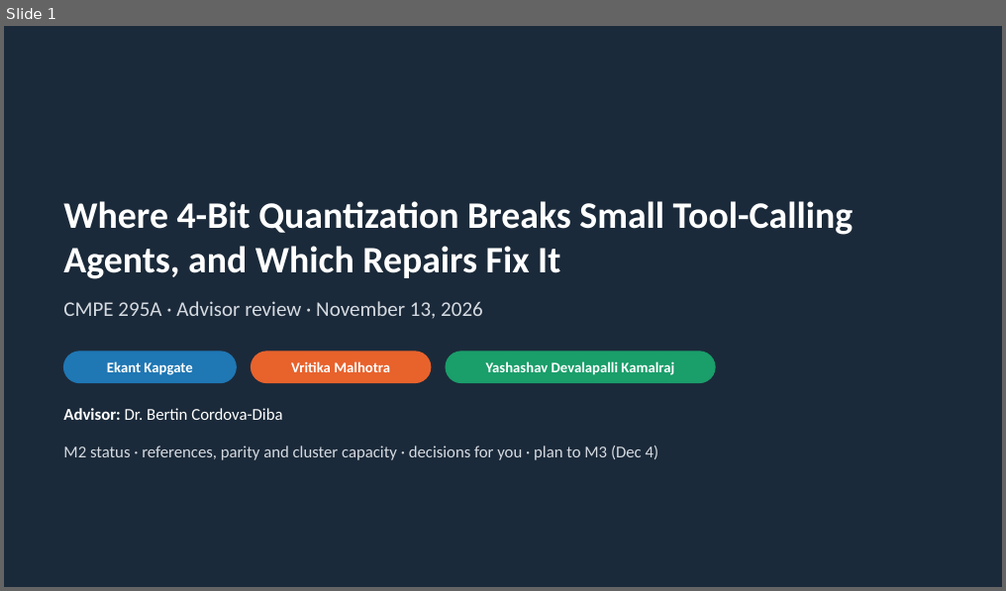
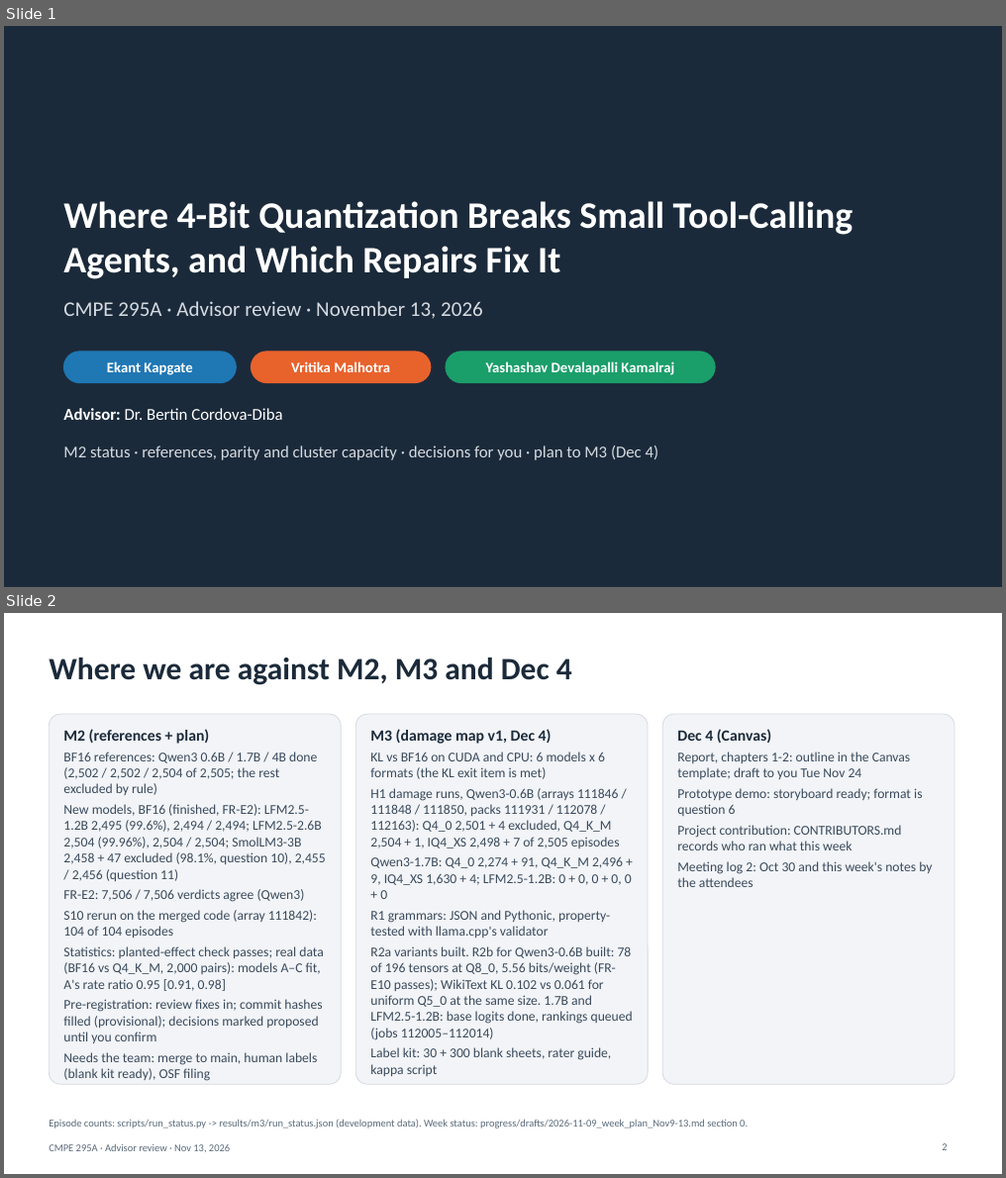
Before and after one commit to VritikaMalhotra/CMPE_295A, a slide deck: presentation/CMPE295A_Advisor_Review_Slides_2026-11-13.pptx. Shown one above the other, each under a label of ours: slide 1 before the commit, slides 1 and 2 after it. The pictures are 1006x591 and 1006x1178 pixels, drawn with LibreOffice and Linux fonts; fonts in the diff are those of the drawing. Boxes give left, top, right and bottom in pixels: in the first picture for what was removed or moved away, otherwise in the second. Text is boxed around its words. In the diff, an @@ line names an element or a change of style, - is before the commit and + after.

Commit message:
Deck frozen (content): Nov 13 advisor review, pptx and PDF
Built from week a0d2d93 with run_status 12:28 (content freeze moved up
from 16:00). 22 slides; validate.py passes; all pages rendered and
viewed; every line that differs from the audited Nov 11 22:00 text is
checked against its JSON or log source. Only counts change after this
(16:45 refresh).

WB2 owner: Yashashav (M3 prep, deck). Run by Yashashav.

```diff
--- a/presentation/CMPE295A_Advisor_Review_Slides_2026-11-13.pptx
+++ b/presentation/CMPE295A_Advisor_Review_Slides_2026-11-13.pptx
@@ slide 2 added at [4,613,1002,1174], background #FFFFFF @@
@@ title added at [49,658,572,685], 30 pt, text #1B2A3A, bold @@
+Where we are against M2, M3 and Dec 4
@@ rounded rectangle added at [49,714,341,1084], fill #F2F4F7, outline #D5DAE1 0.75 pt @@
@@ text added at [63,729,323,1081], 13 pt, text #3A4A5C @@
+M2 (references + plan)
+BF16 references: Qwen3 0.6B / 1.7B / 4B done (2,502 / 2,502 / 2,504 of 2,505; the rest excluded by rule)
+New models, BF16 (finished, FR-E2): LFM2.5-1.2B 2,495 (99.6%), 2,494 / 2,494; LFM2.5-2.6B 2,504 (99.96%), 2,504 / 2,504; SmolLM3-3B 2,458 + 47 excluded (98.1%, question 10), 2,455 / 2,456 (question 11)
+FR-E2: 7,506 / 7,506 verdicts agree (Qwen3)
+S10 rerun on the merged code (array 111842): 104 of 104 episodes
+Statistics: planted-effect check passes; real data (BF16 vs Q4_K_M, 2,000 pairs): models A–C fit, A's rate ratio 0.95 [0.91, 0.98]
+Pre-registration: review fixes in; commit hashes filled (provisional); decisions marked proposed until you confirm
+Needs the team: merge to main, human labels (blank kit ready), OSF filing
@@ rounded rectangle added at [355,714,648,1084], fill #F2F4F7, outline #D5DAE1 0.75 pt @@
@@ text added at [370,729,633,1076], 13 pt, text #3A4A5C @@
+M3 (damage map v1, Dec 4)
+KL vs BF16 on CUDA and CPU: 6 models x 6 formats (the KL exit item is met)
+H1 damage runs, Qwen3-0.6B (arrays 111846 / 111848 / 111850, packs 111931 / 112078 / 112163): Q4_0 2,501 + 4 excluded, Q4_K_M 2,504 + 1, IQ4_XS 2,498 + 7 of 2,505 episodes
+Qwen3-1.7B: Q4_0 2,274 + 91, Q4_K_M 2,496 + 9, IQ4_XS 1,630 + 4; LFM2.5-1.2B: 0 + 0, 0 + 0, 0 + 0
+R1 grammars: JSON and Pythonic, property-tested with llama.cpp's validator
+R2a variants built. R2b for Qwen3-0.6B built: 78 of 196 tensors at Q8_0, 5.56 bits/weight (FR-E10 passes); WikiText KL 0.102 vs 0.061 for uniform Q5_0 at the same size. 1.7B and LFM2.5-1.2B: base logits done, rankings queued (jobs 112005–112014)
+Label kit: 30 + 300 blank sheets, rater guide, kappa script
@@ rounded rectangle added at [662,714,954,1084], fill #F2F4F7, outline #D5DAE1 0.75 pt @@
@@ text added at [677,729,932,887], 13 pt, text #3A4A5C @@
+Dec 4 (Canvas)
+Report, chapters 1-2: outline in the Canvas template; draft to you Tue Nov 24
+Prototype demo: storyboard ready; format is question 6
+Project contribution: CONTRIBUTORS.md records who ran what this week
+Meeting log 2: Oct 30 and this week's notes by the attendees
@@ text added at [49,1145,230,1153], 10 pt, text #5B6B7B @@
+CMPE 295A · Advisor review · Nov 13, 2026
@@ text added at [49,1119,747,1129], 10 pt, text #5B6B7B @@
+Episode counts: scripts/run_status.py -> results/m3/run_status.json (development data). Week status: progress/drafts/2026-11-09_week_plan_Nov9-13.md section 0.
@@ page number added at [942,1144,946,1151], 10 pt, text #5B6B7B @@
+2
```
Also in this commit, not shown: 6 slides changed, 9 other slides added, 1 slide removed, 1 other file.
